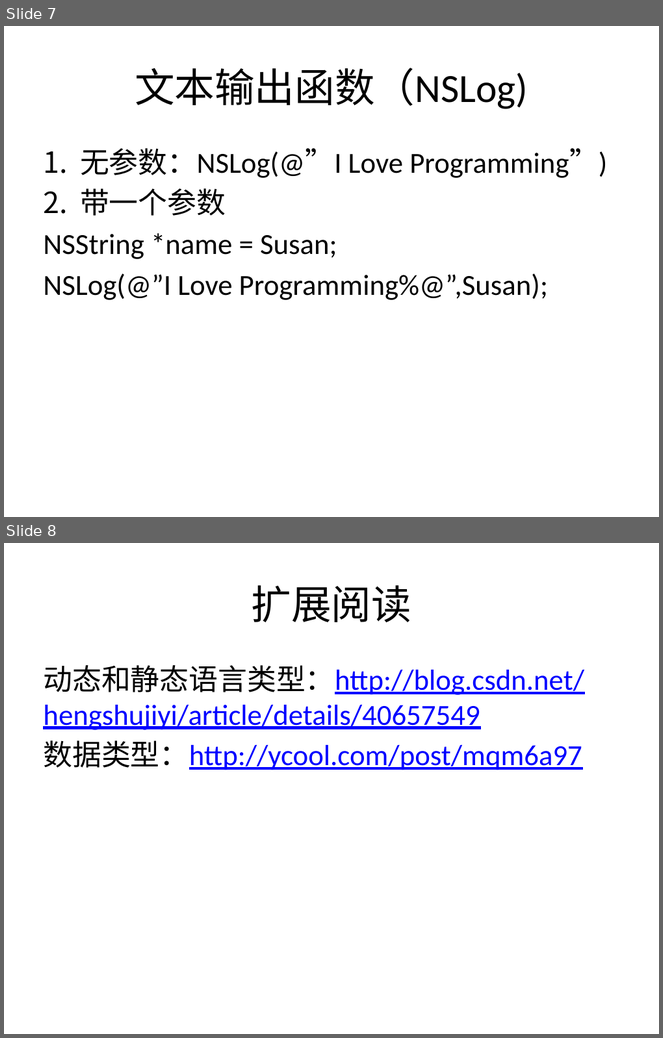
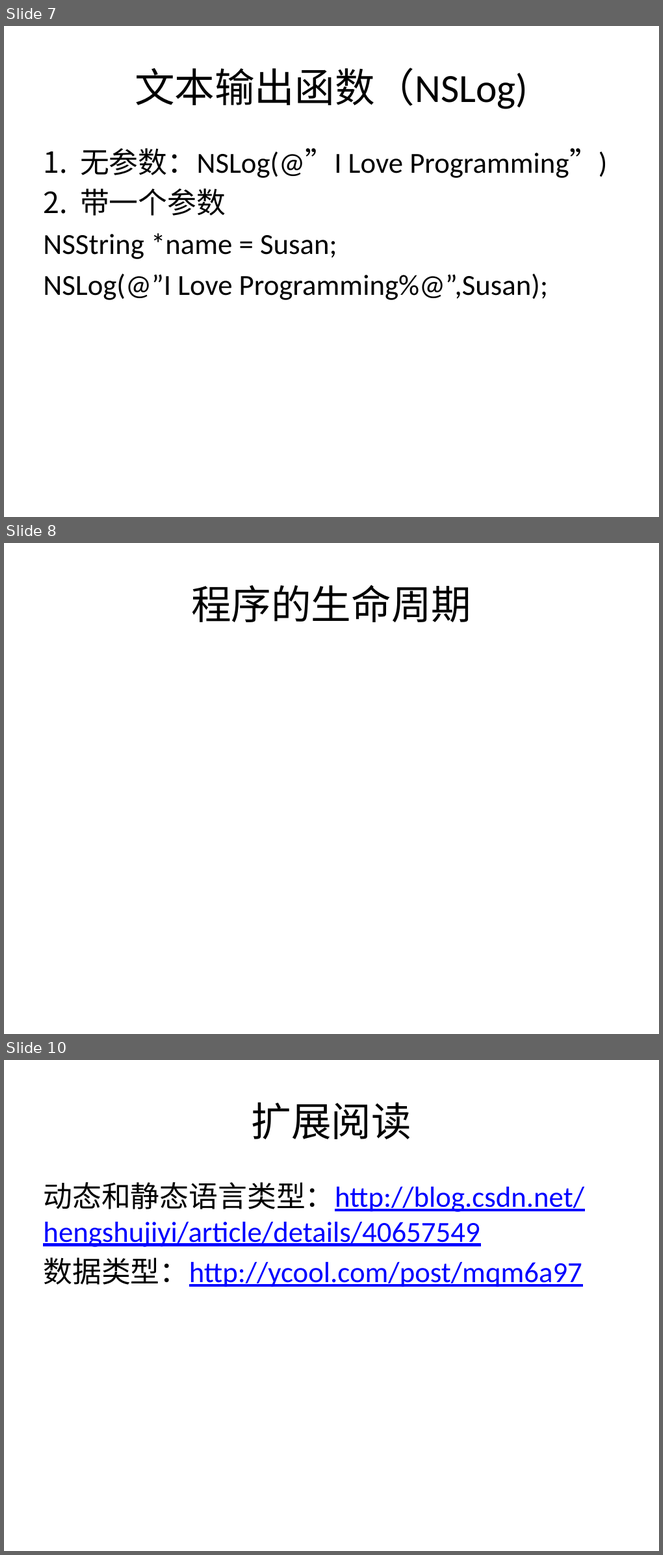
Before and after one commit to Jaykong/Programming_In_OC, a slide deck: CoursePPT/chap2_xcode介绍.pptx. Shown one above the other, each under a label of ours: slides 7 and 8 before the commit, slides 7, 8 and 10 after it; the slides between them are not shown. The pictures are 663x1038 and 663x1555 pixels, drawn with LibreOffice and Linux fonts; fonts in the diff are those of the drawing. Boxes give left, top, right and bottom in pixels: in the first picture for what was removed or moved away, otherwise in the second. Text is boxed around its words. In the diff, an @@ line names an element or a change of style, - is before the commit and + after.

```diff
--- a/CoursePPT/chap2_xcode介绍.pptx
+++ b/CoursePPT/chap2_xcode介绍.pptx
@@ slide 8 added at bbox=[4, 543, 659, 1034], background #FFFFFF @@
@@ title added at bbox=[191, 585, 471, 622], 44 pt, text #000000 @@
+程序的生命周期
@@ what was slide 8 is now slide 10 @@
```
Also in this commit, not shown: 1 other slide added, 17 other files.
